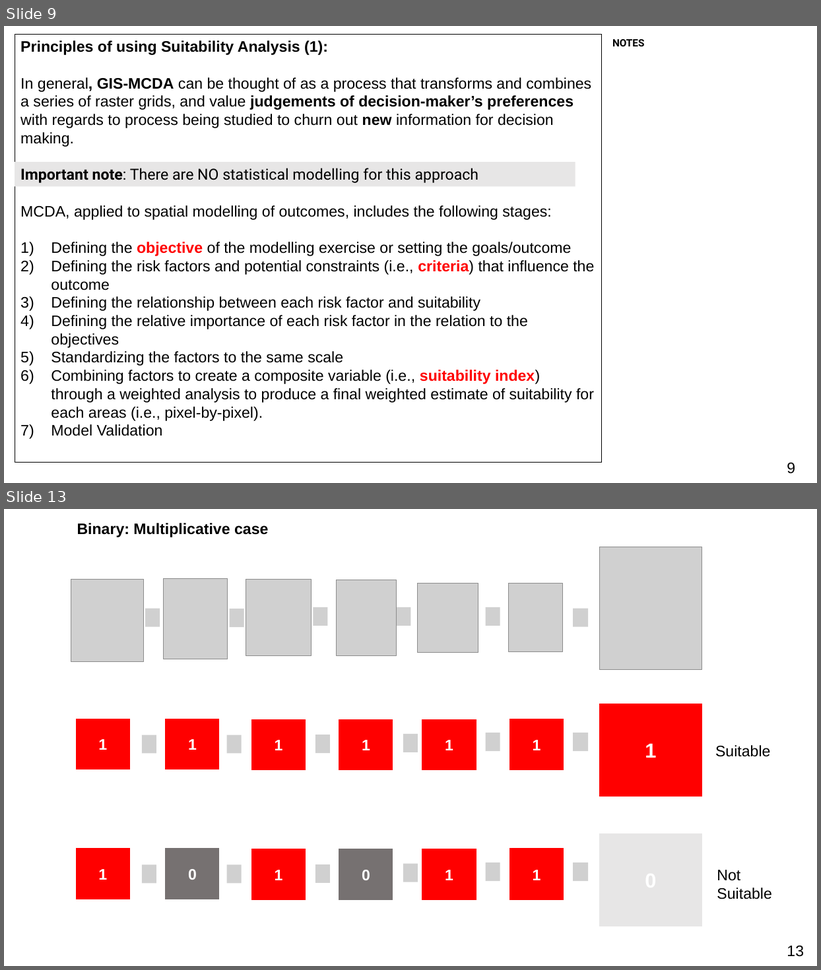
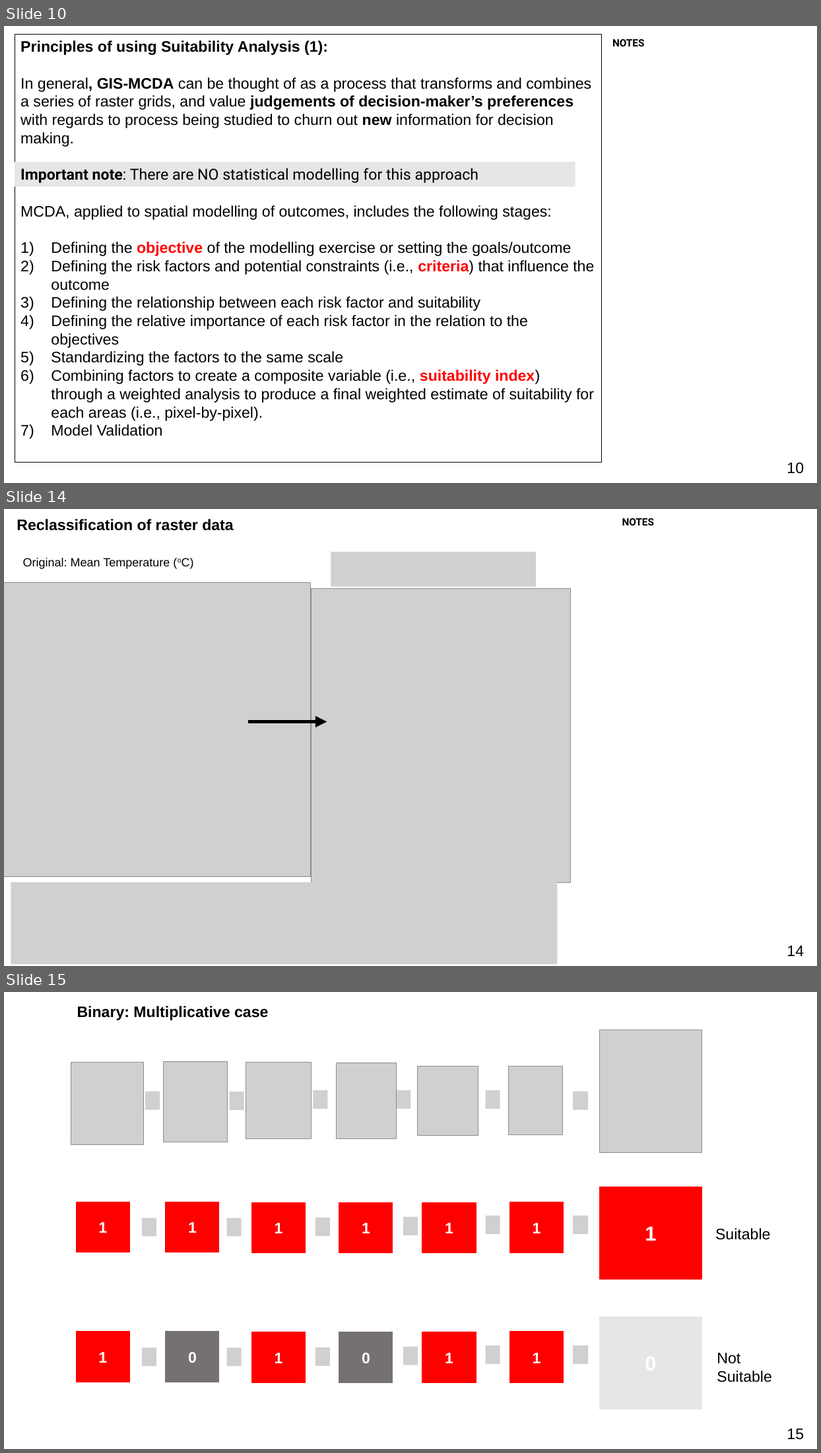
Before and after one commit to UCLPG-MSC-SGDS/GEOG0114, a slide deck: Lecture_notes_powerpoint/Week 4 Lecture Notes - Analytical Hierarchy Process.pptx. Shown one above the other, each under a label of ours: slides 9 and 13 before the commit, slides 10, 14 and 15 after it; the slides between them are not shown. The pictures are 821x970 and 821x1453 pixels, drawn with LibreOffice and Linux fonts; fonts in the diff are those of the drawing; grey boxes stand for pictures. Boxes give left, top, right and bottom in pixels: in the first picture for what was removed or moved away, otherwise in the second. Text is boxed around its words. In the diff, an @@ line names an element or a change of style, - is before the commit and + after.

```diff
--- a/Lecture_notes_powerpoint/Week 4 Lecture Notes - Analytical Hierarchy Process.pptx
+++ b/Lecture_notes_powerpoint/Week 4 Lecture Notes - Analytical Hierarchy Process.pptx
@@ slide 14 added at (4, 509, 817, 966), background #FFFFFF @@
@@ text added at (17, 519, 233, 531), 18 pt, text #000000, bold @@
+Reclassification of raster data
@@ text added at (622, 518, 654, 525), 12 pt, text #000000, bold @@
+NOTES
@@ text added at (23, 558, 170, 569), 14 pt, text #000000 @@
+Original: Mean Temperature (oC)
@@ picture added at (331, 552, 536, 586) @@
@@ picture added at (4, 582, 311, 877) @@
@@ picture added at (311, 589, 571, 883) @@
@@ arrow added from (249, 722) to (327, 722), #000000 4.5 pt @@
@@ picture added at (11, 883, 557, 965) @@
@@ page number added at (787, 946, 804, 956), 18 pt, text #000000 @@
+14
@@ what was slide 9 is now slide 10 @@
@@ page number at (787, 463, 804, 474): text changed @@
-9
+10
@@ what was slide 13 is now slide 15 @@
@@ page number at (787, 1429, 804, 1440): text changed @@
-13
+15
```
Also in this commit, not shown: 10 slides changed, 2 other slides added, 3 other files.
